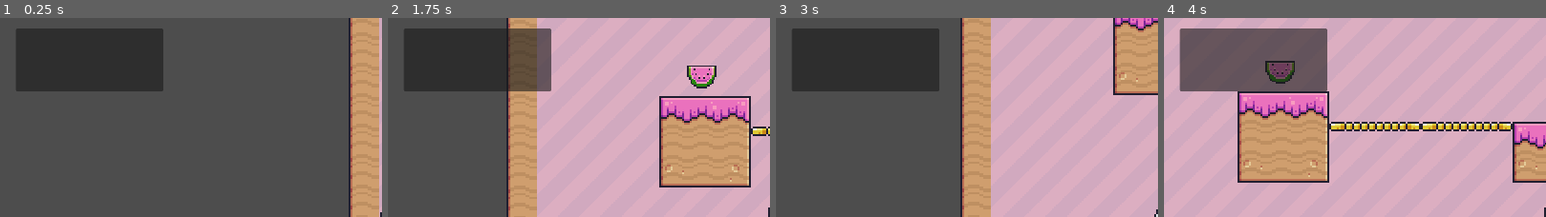
Above: before the commit, frames 1-4 (left to right).
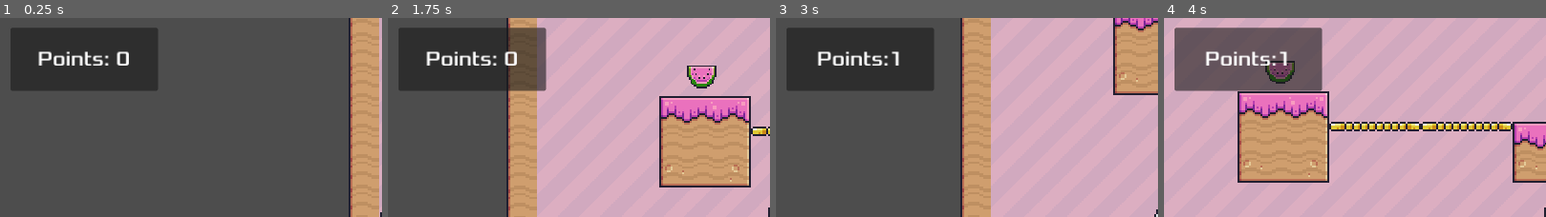
Above: after the commit, the same moments.

Repository: quindipc/pixel-adventure
Game: Godot game, scene res://main.tscn
Same seed, same stepped clock (60 frames per second), same inputs: the game is played once before the commit and once after it.
Inputs:
- Up to frame 1 (0.25 s): no input
- Up to frame 2 (1.75 s): tap Enter (ui_accept) at 0.5 s; hold Right (right) from 0.53 s (still down); tap Space (jump) at 0.77, 1.52 s
- Up to frame 3 (3 s): release Right (right) at 2.03 s; hold Left (left) 2.03-2.78 s; hold Right (right) from 2.78 s (still down)
- Up to frame 4 (4 s): keep holding Right (right); tap Space (jump) at 3.02, 3.77 s
The pictures show only the part of the screen within x 0-50%, y 0-50%; the shares and areas given below are measured in that part.

The runs differ from the first frame. In frame 1, 1.7% of the frame differs, in the area x 2-43%, y 5-37%; in frame 2, 1.8%; in frame 3, 1.6%; in frame 4, 2.1%, in the area x 2-43%, y 4-37%.

Commit message:
add points logic, label & font

Diff:
--- a/game_manager.gd
+++ b/game_manager.gd
@@ -1,8 +1,9 @@
 extends Node
-
+@onready var points_label = %PointsLabel
 
 var points = 0
 
 func add_point():
 	points += 1
 	print(points)
+	points_label.text = "Points:" + str(points)
--- a/main.tscn
+++ b/main.tscn
@@ -6,6 +6,7 @@
 [ext_resource type="PackedScene" uid="uid://ccc0egochv2or" path="res://scenes/collectable.tscn" id="4_5ihur"]
 [ext_resource type="Script" path="res://game_manager.gd" id="5_0edbg"]
 [ext_resource type="PackedScene" uid="uid://4cqr68jakvt3" path="res://scenes/finish.tscn" id="6_e6xff"]
+[ext_resource type="FontFile" uid="uid://2trltjec1ft8" path="res://assets/Xolonium-Regular.ttf" id="7_3k1ce"]
 
 [sub_resource type="TileSetAtlasSource" id="TileSetAtlasSource_mdtb2"]
 texture = ExtResource("2_s35f5")
@@ -573,7 +574,21 @@
 [node name="UI" type="CanvasLayer" parent="."]
 
 [node name="Panel" type="Panel" parent="UI"]
-offset_left = 24.0
-offset_top = 16.0
-offset_right = 248.0
-offset_bottom = 112.0
+offset_left = 16.0
+offset_top = 15.0
+offset_right = 240.0
+offset_bottom = 111.0
+
+[node name="PointsLabel" type="Label" parent="UI/Panel"]
+unique_name_in_owner = true
+layout_mode = 1
+anchors_preset = 15
+anchor_right = 1.0
+anchor_bottom = 1.0
+grow_horizontal = 2
+grow_vertical = 2
+theme_override_fonts/font = ExtResource("7_3k1ce")
+theme_override_font_sizes/font_size = 30
+text = "Points: 0"
+horizontal_alignment = 1
+vertical_alignment = 1
Binary file added: assets/Text (White) (8x10).png
Not shown, added: assets/Text (White) (8x10).png.import
Binary file added: assets/Xolonium-Regular.ttf
Not shown, added: assets/Xolonium-Regular.ttf.import
Not shown: 1 places in main.tscn that only renumber resources
